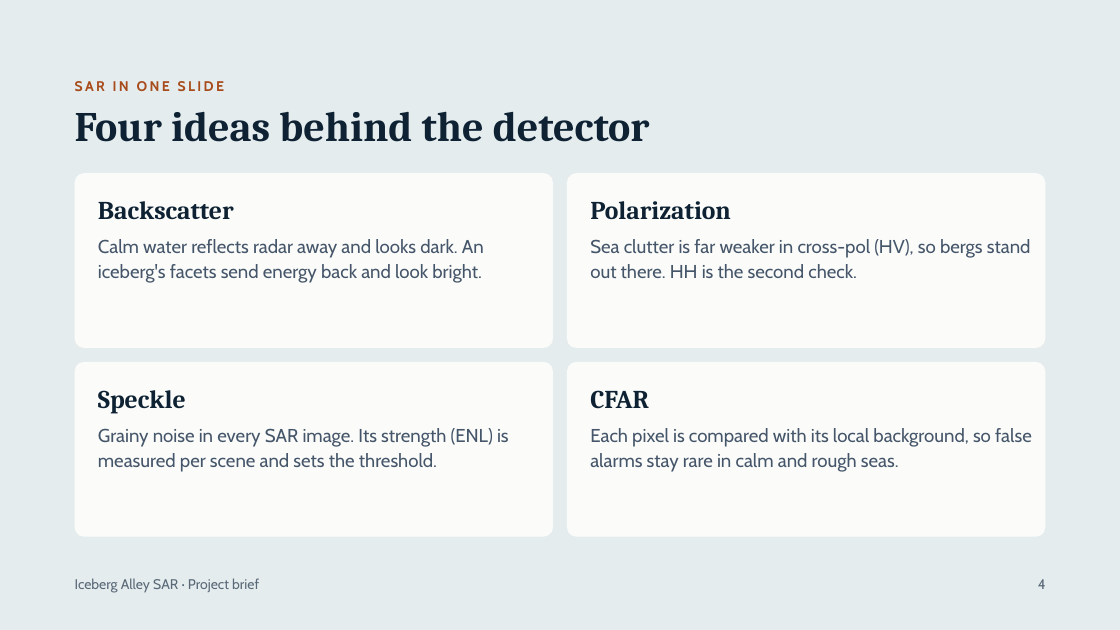
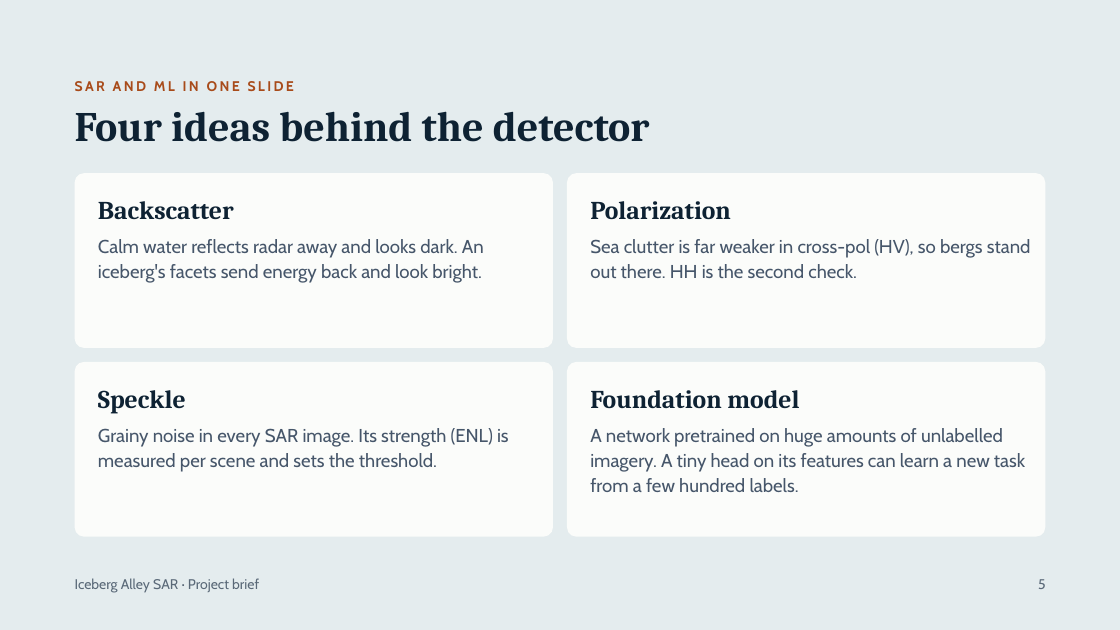
Before and after one commit to natali-kovalski/iceberg-alley-sar, a slide deck: slide 5 of docs/presentation/Iceberg Alley SAR — Project Brief v2.pptx (slide 4 before the commit). Drawn at 1120x630 pixels with LibreOffice and Linux fonts; fonts in the diff are those of the drawing. Boxes give left, top, right and bottom in pixels: in the first picture for what was removed or moved away, otherwise in the second. Text is boxed around its words. In the diff, an @@ line names an element or a change of style, - is before the commit and + after.

```diff
--- a/docs/presentation/Iceberg Alley SAR — Project Brief v2.pptx
+++ b/docs/presentation/Iceberg Alley SAR — Project Brief v2.pptx
@@ text at (75,81,294,91): text changed @@
-SAR IN ONE SLIDE
+SAR AND ML IN ONE SLIDE
@@ text at (590,390,799,408): text changed @@
-CFAR
+Foundation model
@@ text at (590,428,1025,492): text changed @@
-Each pixel is compared with its local background, so false alarms stay rare in calm and rough seas.
+A network pretrained on huge amounts of unlabelled imagery. A tiny head on its features can learn a new task from a few hundred labels.
@@ text at (1038,579,1046,589): text changed @@
-4
+5
```
Also in this commit, not shown: 12 other slides changed, 1 slide added, 1 slide removed, 10 other files.
